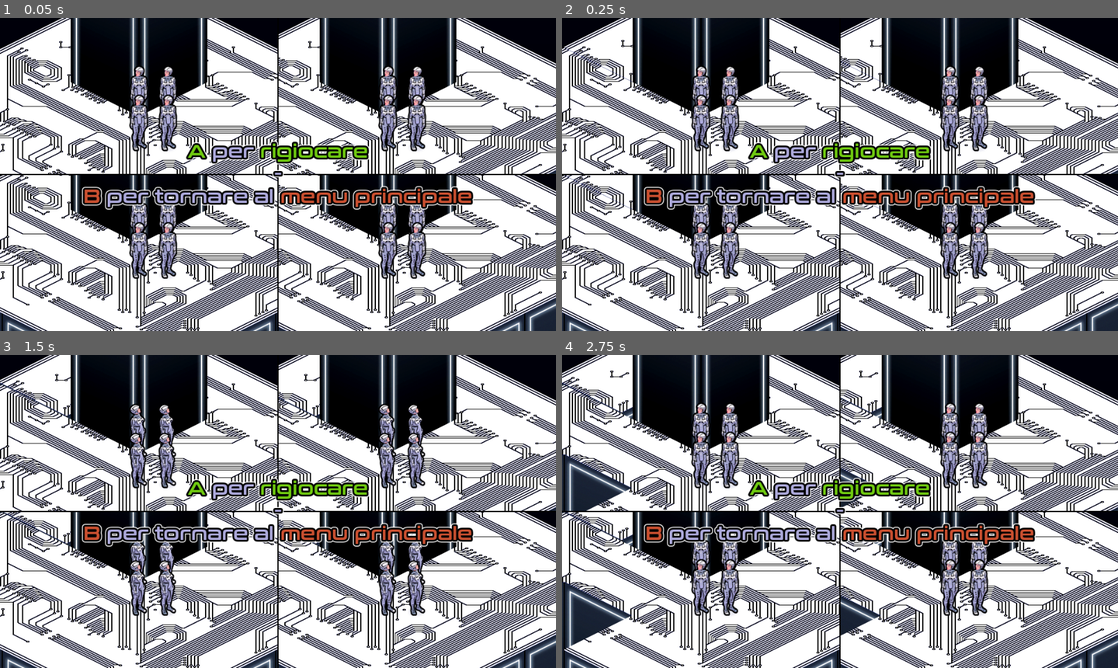
Above: before the commit, frames 1-4 (two rows, left to right).
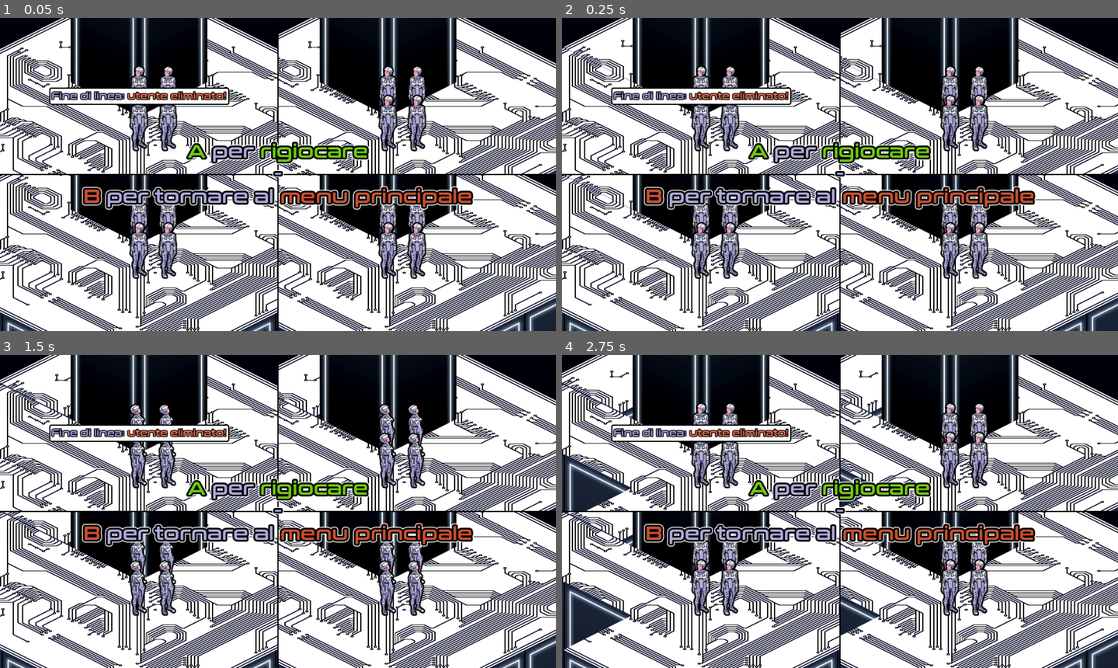
Above: after the commit, the same moments.

Repository: DomestiqueBaston/ERRORE_404_SPRINT_NON_TROVATO
Game: Godot game, scene res://SCENE_AND_SCRIPT/TMP/Test_Split_Screen.tscn
Two runs of this game, one before a commit and one after it. Both use one fixed random seed, a clock stepped at 60 frames per second and the inputs below. The project has no main scene, so this scene is started directly.
Inputs:
- Up to frame 1 (0.05 s): no input
- Up to frame 2 (0.25 s): no input
- Up to frame 3 (1.5 s): hold Right (ui_right) 0.53-1.28 s; hold Down (ui_down) from 1.28 s (still down)
- Up to frame 4 (2.75 s): release Down (ui_down) at 2.03 s; hold Right (ui_right) from 2.03 s (still down)

The runs differ from the first frame. In frame 1, 1.4% of the frame differs, in the area x 8-42%, y 22-28%; in frame 2, 1.4%; in frame 3, 1.4%; in frame 4, 1.4%.

Commit message:
Nano update!
A présent le dossier TRASH est plein de fichiers qui ne sont plus utilisés dans la maquette du jeu... Mais je garde encore un peu le contenu, au cas où...

Diff:
--- a/SCENE_AND_SCRIPT/TMP/Test_Split_Screen.tscn
+++ b/SCENE_AND_SCRIPT/TMP/Test_Split_Screen.tscn
@@ -28,7 +28,7 @@
 [ext_resource type="Shader" uid="uid://bw1rtxnpr4o0b" path="res://SHADER/Pixelisation.gdshader" id="26_qp1y0"]
 [ext_resource type="Shader" uid="uid://cw8pro7ug7hfy" path="res://SHADER/Shake.gdshader" id="27_5t0h1"]
 [ext_resource type="Shader" uid="uid://djvm4hdir6bn0" path="res://SHADER/Invert_Colors.gdshader" id="27_myj71"]
-[ext_resource type="Shader" uid="uid://dlwdh275codsc" path="res://TRASH/Change_Colors.gdshader" id="28_myj71"]
+[ext_resource type="Shader" uid="uid://dlwdh275codsc" path="res://SHADER/Change_Colors.gdshader" id="28_myj71"]
 [ext_resource type="FontFile" uid="uid://cla67u4xaf1rp" path="res://RESOURCE/Conthrax-SemiBold.otf" id="31_nkbw3"]
 [ext_resource type="Shader" uid="uid://b16r7qsrxeft" path="res://SHADER/White_Rectangles.gdshader" id="32_eou1j"]
 [ext_resource type="AudioStream" uid="uid://bvu0qgcdq4x2w" path="res://SOUND/FX/Short_Beep_High.ogg" id="32_lx2en"]
@@ -899,7 +899,6 @@
 metadata/_edit_lock_ = true
 
 [node name="Death" type="Control" parent="Frames/Bugs_01"]
-visible = false
 anchors_preset = 0
 offset_right = 480.0
 offset_bottom = 270.0
@@ -912,9 +911,9 @@
 anchor_top = 0.5
 anchor_right = 0.5
 anchor_bottom = 0.5
-offset_left = -204.0
+offset_left = -155.5
 offset_top = -15.0
-offset_right = 204.0
+offset_right = 155.5
 offset_bottom = 15.0
 grow_horizontal = 2
 grow_vertical = 2
@@ -923,7 +922,8 @@
 theme_override_font_sizes/normal_font_size = 16
 theme_override_styles/normal = SubResource("StyleBoxFlat_nkbw3")
 bbcode_enabled = true
-text = "[color=#a4a2df]Correzione applicata:[/color] [color=#ed7252]utente eliminato![/color]"
+text = "[color=#a4a2df]Fine di linea:[/color] [color=#ed7252]utente eliminato![/color]"
+fit_content = true
 horizontal_alignment = 1
 vertical_alignment = 1
 metadata/_edit_lock_ = true
@@ -1061,9 +1061,9 @@
 anchor_top = 0.5
 anchor_right = 0.5
 anchor_bottom = 0.5
-offset_left = -204.0
+offset_left = -155.5
 offset_top = -15.0
-offset_right = 204.0
+offset_right = 155.5
 offset_bottom = 15.0
 grow_horizontal = 2
 grow_vertical = 2
@@ -1072,7 +1072,8 @@
 theme_override_font_sizes/normal_font_size = 16
 theme_override_styles/normal = SubResource("StyleBoxFlat_nkbw3")
 bbcode_enabled = true
-text = "[color=#a4a2df]Correzione applicata:[/color] [color=#ed7252]utente eliminato![/color]"
+text = "[color=#a4a2df]Fine di linea:[/color] [color=#ed7252]utente eliminato![/color]"
+fit_content = true
 horizontal_alignment = 1
 vertical_alignment = 1
 metadata/_edit_lock_ = true
@@ -1210,9 +1211,9 @@
 anchor_top = 0.5
 anchor_right = 0.5
 anchor_bottom = 0.5
-offset_left = -204.0
+offset_left = -155.5
 offset_top = -15.0
-offset_right = 204.0
+offset_right = 155.5
 offset_bottom = 15.0
 grow_horizontal = 2
 grow_vertical = 2
@@ -1221,7 +1222,8 @@
 theme_override_font_sizes/normal_font_size = 16
 theme_override_styles/normal = SubResource("StyleBoxFlat_nkbw3")
 bbcode_enabled = true
-text = "[color=#a4a2df]Correzione applicata:[/color] [color=#ed7252]utente eliminato![/color]"
+text = "[color=#a4a2df]Fine di linea:[/color] [color=#ed7252]utente eliminato![/color]"
+fit_content = true
 horizontal_alignment = 1
 vertical_alignment = 1
 metadata/_edit_lock_ = true
@@ -1359,9 +1361,9 @@
 anchor_top = 0.5
 anchor_right = 0.5
 anchor_bottom = 0.5
-offset_left = -204.0
+offset_left = -155.5
 offset_top = -15.0
-offset_right = 204.0
+offset_right = 155.5
 offset_bottom = 15.0
 grow_horizontal = 2
 grow_vertical = 2
@@ -1370,7 +1372,8 @@
 theme_override_font_sizes/normal_font_size = 16
 theme_override_styles/normal = SubResource("StyleBoxFlat_nkbw3")
 bbcode_enabled = true
-text = "[color=#a4a2df]Correzione applicata:[/color] [color=#ed7252]utente eliminato![/color]"
+text = "[color=#a4a2df]Fine di linea:[/color] [color=#ed7252]utente eliminato![/color]"
+fit_content = true
 horizontal_alignment = 1
 vertical_alignment = 1
 metadata/_edit_lock_ = true
--- a/TRASH/Frames.tscn
+++ b/TRASH/Frames.tscn
@@ -3,7 +3,7 @@
 [ext_resource type="Shader" uid="uid://bw1rtxnpr4o0b" path="res://SHADER/Pixelisation.gdshader" id="1_y85h4"]
 [ext_resource type="Shader" uid="uid://djvm4hdir6bn0" path="res://SHADER/Invert_Colors.gdshader" id="2_rwo5u"]
 [ext_resource type="Shader" uid="uid://cw8pro7ug7hfy" path="res://SHADER/Shake.gdshader" id="3_jn4lx"]
-[ext_resource type="Shader" uid="uid://dlwdh275codsc" path="res://TRASH/Change_Colors.gdshader" id="4_apv2n"]
+[ext_resource type="Shader" uid="uid://dlwdh275codsc" path="res://SHADER/Change_Colors.gdshader" id="4_apv2n"]
 [ext_resource type="Texture2D" uid="uid://bg8x247cwwks8" path="res://TRASH/BSOD.png" id="5_dumil"]
 [ext_resource type="Shader" uid="uid://b1v2s56rmwn5o" path="res://SHADER/CRT.gdshader" id="6_v4n18"]
 
Binary file changed: 404.png
Renamed: TRASH/Change_Colors.gdshader -> SHADER/Change_Colors.gdshader
Renamed: TRASH/Change_Colors.gdshader.uid -> SHADER/Change_Colors.gdshader.uid
